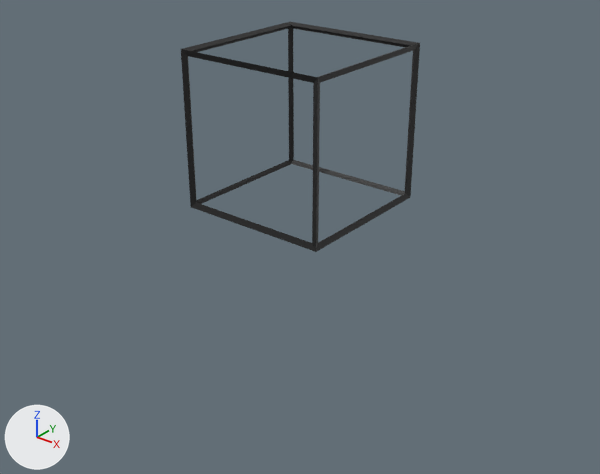
A saved change to the Blender file assets/Map/map.blend.
Before and after are seen from a 50 mm lens placed at (156.7, -196.9, 83.4), pointed at (-3.8, 3.7, -41.0). Arrows for +X, +Y and +Z are at lower left; the lights stay in place.
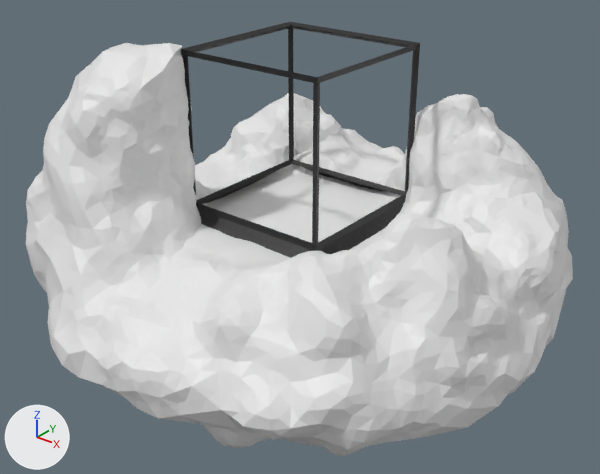
What differs and where, as boxes (x1, y1, x2, y2) in the pictures (600 x 474 px):
'Icosphere', added: after (26, 43, 573, 456)
'Plane', added: after (198, 167, 405, 258)

The change, as a list of edits to the scene's bpy script:
```text
Add mat_material:
    mat_material = principled_material('Material')
    mat_material.base_color = (0.8, 0.8, 0.8)  # white #e7e7e7
Add me_plane:
    me_plane.from_pydata(...)  # 8 vertices, 10 faces; spans x -1.2..1.2, y -1.2..1.2, z -0.2..0.0
    me_plane.materials.append(mat_material_002)  # picture img_dark_triangles_png
Add me_icosphere_001:
    me_icosphere_001.from_pydata(...)  # 6690 vertices, 13376 faces; spans x -5.94..2.99, y -4.29..4.58, z -1.91..4.56
    me_icosphere_001.materials.append(mat_material)  # its picture is missing
Add ob_plane:
    ob_plane = bpy.data.objects.new('Plane', me_plane)
    ob_plane.location = (0.0, 0.0, -25.0)
    ob_plane.scale = (25.0, 25.0, 25.0)
Add ob_icosphere:
    ob_icosphere = bpy.data.objects.new('Icosphere', me_icosphere_001)
    ob_icosphere.location = (25.0, 3.0, -63.0)
    ob_icosphere.scale = (20.0, 20.0, 20.0)
```
